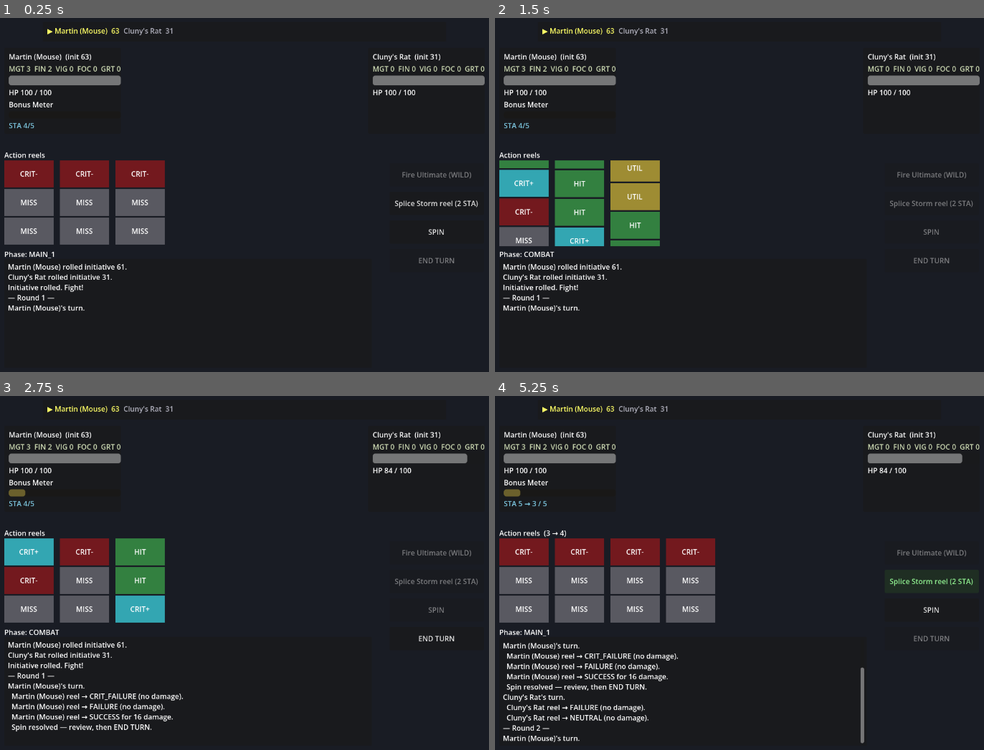
Above: before the commit, frames 1-4 (two rows, left to right).
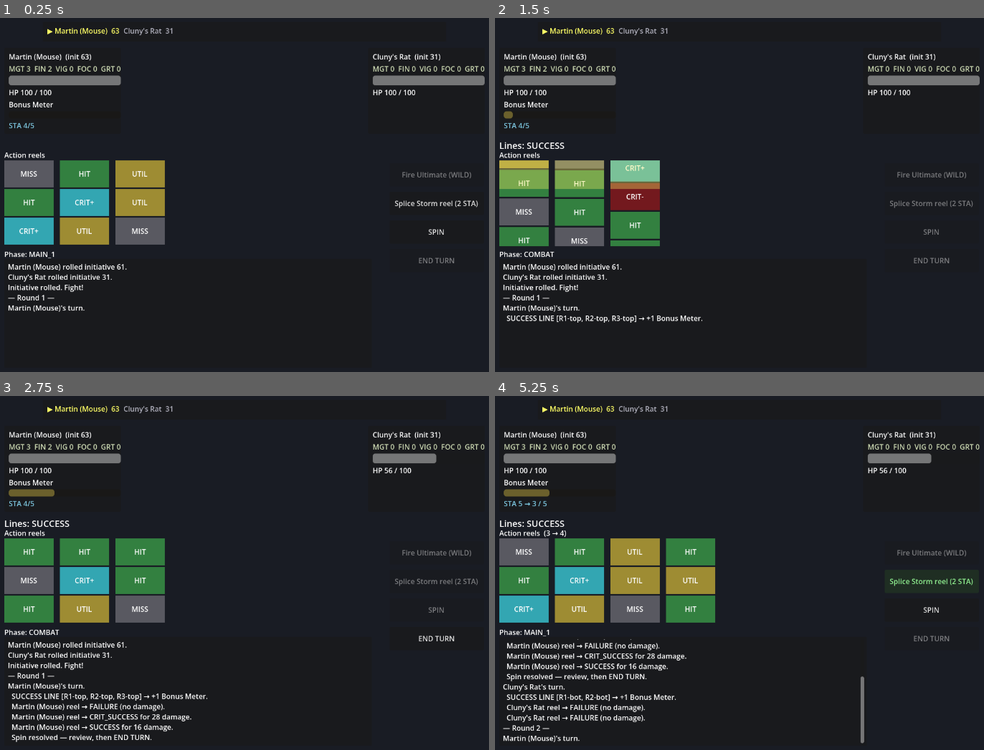
Above: after the commit, the same moments.

Repository: djkipyaboy/bunnies
Game: Godot game, scene res://combat/combat.tscn
The game is run twice, just before and just after one commit, with the same random seed, the same clock (stepped at 60 frames per second) and the same inputs.
Inputs:
- Up to frame 1 (0.25 s): no input
- Up to frame 2 (1.5 s): click "SPIN" at 0.5 s
- Up to frame 3 (2.75 s): no input
- Up to frame 4 (5.25 s): click "END TURN" at 2.75 s; click "Splice Storm reel (2 STA)" at 5 s

The runs differ from the first frame. In frame 1, 6.2% of the frame differs, in the area x 0-34%, y 40-65%; in frame 2, 5.6%; in frame 3, 7.1%; in frame 4, 11%, in the area x 0-96%, y 16-93%.

Commit message:
feat(combat): shuffle reel face order; Ultimate crit-bias 65% (was forced)
Co-Authored-By: Claude Opus 4.8 <noreply@anthropic.com>

Diff:
--- a/combat/combat_resolver.gd
+++ b/combat/combat_resolver.gd
@@ -53,6 +53,10 @@
 ## First pass: crit-fail 0, fail 0, neutral +1, success +2, crit-success +3.
 @export var meter_charge_weights: Array[int] = [0, 0, 1, 2, 3]
 
+## Probability that a Sticky-Wild reel lands its crit face (a BIAS, not a force). The other
+## ~35% is a normal weighted spin, so wild grids vary (more payline variety). [ASSUMPTION]
+const WILD_CRIT_CHANCE: float = 0.65  # [ASSUMPTION]
+
 # ---------------------------------------------------------------------------
 # Public API
 # ---------------------------------------------------------------------------
@@ -94,10 +98,12 @@
 func _resolve_single(reel: ActionReel, base_damage: float, target_type: DamageType, is_wild: bool = false, flat_damage_bonus: int = 0) -> AttackResult:
 	var face: ReelFace
 	var index: int
-	if is_wild:
+	if is_wild and randf() < WILD_CRIT_CHANCE:
+		# Biased toward crit (not forced): land the crit face this spin.
 		face = _crit_face(reel)
 		index = reel.faces.find(face)
 	else:
+		# Normal weighted spin — both for non-wild reels and the ~35% non-crit wild case.
 		face = reel.spin()
 		index = reel.get_last_index()
 
--- a/combat/resources/action_reel.gd
+++ b/combat/resources/action_reel.gd
@@ -34,6 +34,9 @@
 		var count: int = entry[2]
 		for i: int in range(count):
 			reel.faces.append(_make_face(tier, multiplier))
+	# Shuffle so the strip order isn't a discoverable pattern. Balance-neutral: tier COUNTS are
+	# unchanged (the reel IS the dice), only face adjacency varies — for grid/payline variety.
+	reel.faces.shuffle()
 	return reel
 
 static func _make_face(tier: ReelFace.ResultTier, multiplier: float) -> ReelFace:
--- a/tests/test_ultimate_sticky_wild.gd
+++ b/tests/test_ultimate_sticky_wild.gd
@@ -1,7 +1,10 @@
 extends SceneTree
 
-# Headless test: Sticky-Wild Ultimate — arm/fire/consume, ALL weapon reels forced crit for 2
+# Headless test: Sticky-Wild Ultimate — arm/fire/consume, ALL weapon reels armed wild for 2
 # spins, then revert. Cost is the full Bonus Meter (cap 15) and NOTHING else.
+# A wild reel lands its crit face with WILD_CRIT_CHANCE (0.65) probability — a BIAS, not a
+# force — so grids vary (more payline variety). The arm/fire/consume model is unchanged; only
+# the per-spin OUTCOME is now biased. The crit rate is checked statistically.
 # Run: Godot_v4.6.3-stable_win64_console.exe --headless --path . --script res://tests/test_ultimate_sticky_wild.gd
 
 var _failures: int = 0
@@ -44,25 +47,36 @@
 	_check(c.sticky_wild_count == 3, "all 3 weapon reels wild after firing (got %d)" % c.sticky_wild_count)
 	_check(c.wild_reel_indices() == [0, 1, 2], "every weapon reel is wild after firing (got %s)" % str(c.wild_reel_indices()))
 
-	# --- Resolver forces crit-success on EVERY wild reel ---
+	# --- Wild stays armed on ALL reels across both spins, then reverts (arm/consume model) ---
 	var resolver: CombatResolver = CombatResolver.new()
 	c.begin_turn()
-	var a1: Array = resolver.resolve_combat_phase(c.turn_reels, c.weapon.base_damage, null, c.wild_reel_indices())
-	for i: int in range(a1.size()):
-		_check(a1[i].face.result_tier == ReelFace.ResultTier.CRIT_SUCCESS, "reel %d forces crit-success (spin 1)" % i)
+	resolver.resolve_combat_phase(c.turn_reels, c.weapon.base_damage, null, c.wild_reel_indices())
 	c.consume_wild_spin()
 	_check(c.sticky_wild_spins_remaining == 1, "1 wild spin left (got %d)" % c.sticky_wild_spins_remaining)
 	_check(c.wild_reel_indices() == [0, 1, 2], "still all reels wild between spins (got %s)" % str(c.wild_reel_indices()))
 
 	# --- Second spin still wild on all reels, then it reverts ---
 	c.begin_turn()
-	var a2: Array = resolver.resolve_combat_phase(c.turn_reels, c.weapon.base_damage, null, c.wild_reel_indices())
-	for i: int in range(a2.size()):
-		_check(a2[i].face.result_tier == ReelFace.ResultTier.CRIT_SUCCESS, "reel %d forces crit-success (spin 2)" % i)
+	resolver.resolve_combat_phase(c.turn_reels, c.weapon.base_damage, null, c.wild_reel_indices())
 	c.consume_wild_spin()
 	_check(c.sticky_wild_spins_remaining == 0, "wild exhausted (got %d)" % c.sticky_wild_spins_remaining)
 	_check(c.wild_reel_indices() == [], "no wild reels after exhaustion (got %s)" % str(c.wild_reel_indices()))
 	_check(c.sticky_wild_count == 0, "wild count cleared on exhaustion (got %d)" % c.sticky_wild_count)
+
+	# --- A wild reel is BIASED toward crit (~0.65), not forced. Check statistically. ---
+	var crit: int = 0
+	var noncrit: int = 0
+	for i: int in range(2000):
+		var reel: ActionReel = ActionReel.make_default(slashing)
+		var atk: Array = resolver.resolve_combat_phase([reel], 10.0, null, [0])  # reel 0 wild
+		if atk[0].face.result_tier == ReelFace.ResultTier.CRIT_SUCCESS:
+			crit += 1
+		else:
+			noncrit += 1
+	var rate: float = float(crit) / 2000.0
+	_check(rate >= 0.58 and rate <= 0.78, "wild crit rate ~0.65 (got %.3f)" % rate)
+	_check(noncrit > 0, "wild is biased, not forced (some non-crit results, got %d)" % noncrit)
+	_check(crit > 0, "wild still mostly crits (got %d)" % crit)
 
 	# --- Firing never touches the ResourcePool (independent economies) ---
 	var c2: Combatant = _mk_pc()
